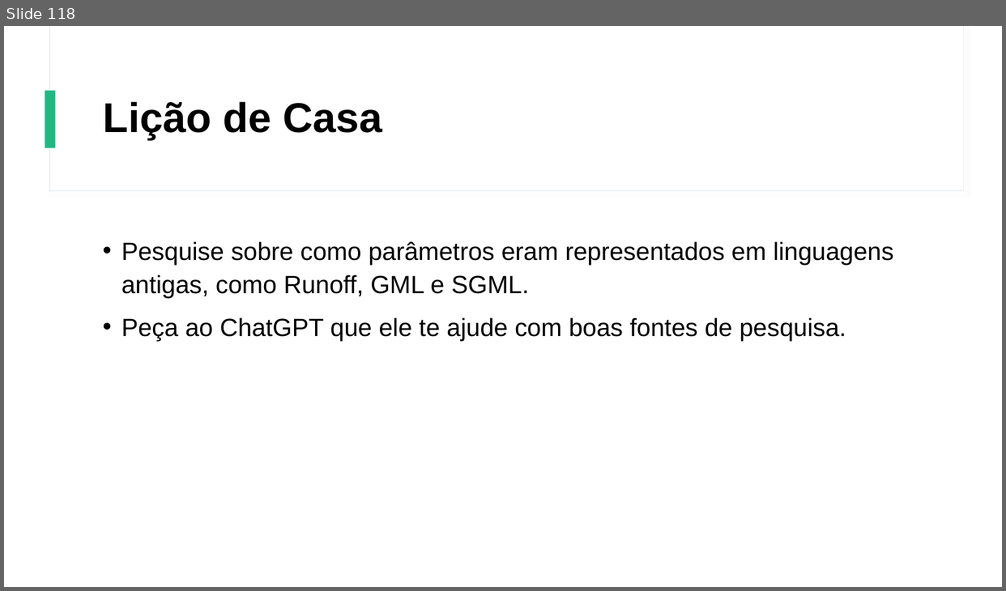
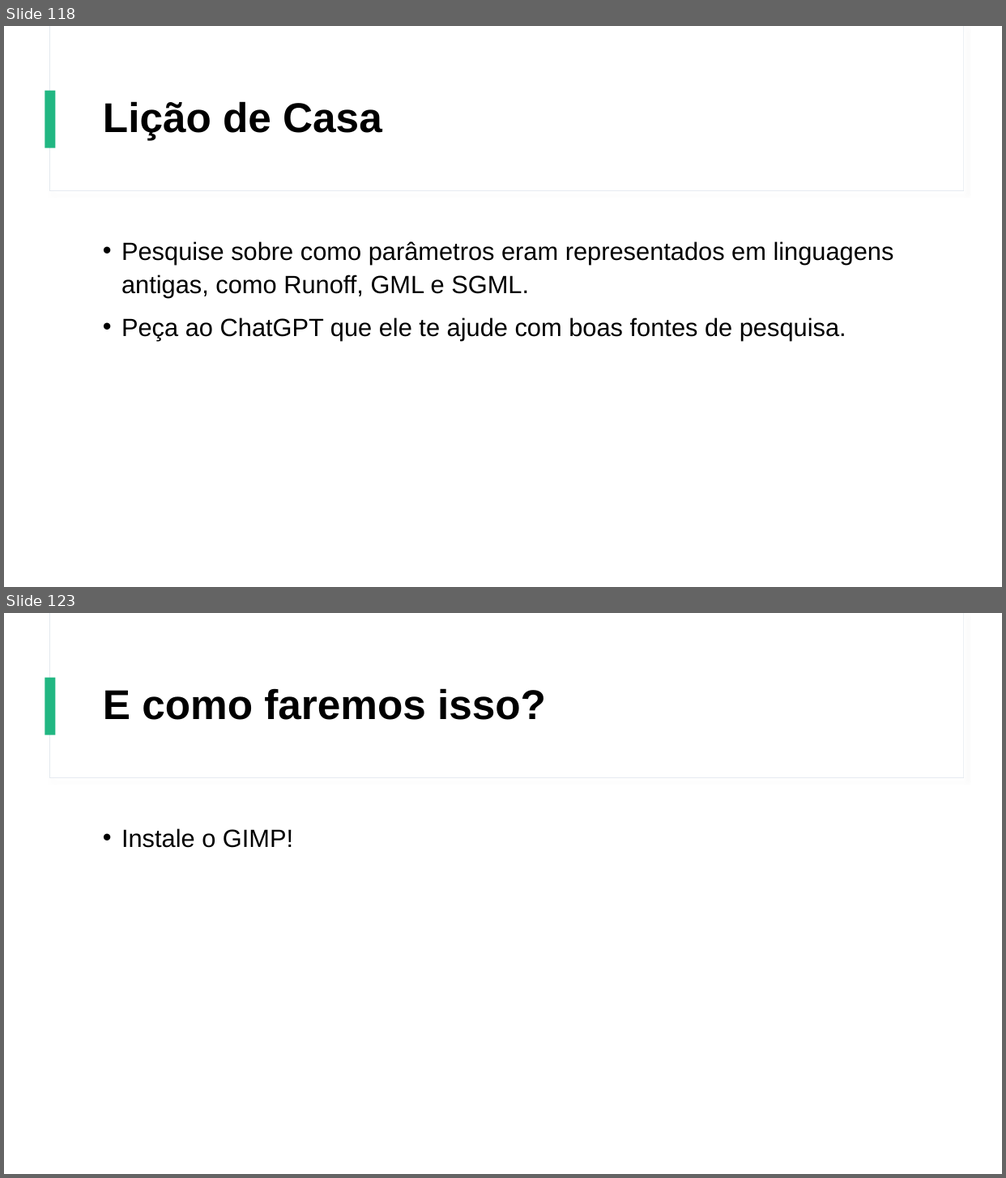
Before and after one commit to Gustavo6401/CursoHTMLCSS, a slide deck: Power Point/Curso de HTML e CSS.pptx. Shown one above the other, each under a label of ours: slide 118 before the commit, slides 118 and 123 after it; the slides between them are not shown. The pictures are 1006x591 and 1006x1178 pixels, drawn with LibreOffice and Linux fonts; fonts in the diff are those of the drawing. Boxes give left, top, right and bottom in pixels: in the first picture for what was removed or moved away, otherwise in the second. Text is boxed around its words. In the diff, an @@ line names an element or a change of style, - is before the commit and + after.

```diff
--- a/Power Point/Curso de HTML e CSS.pptx
+++ b/Power Point/Curso de HTML e CSS.pptx
@@ slide 123 added at (x1=4, y1=613, x2=1002, y2=1174), background #FFFFFF; not listed: 3 template elements that a slide beside it also shows @@
@@ title added at (x1=103, y1=688, x2=546, y2=720), 40 pt, text #000000, bold @@
+E como faremos isso?
@@ text added at (x1=121, y1=828, x2=293, y2=848), 24 pt, text #000000 @@
+• Instale o GIMP!
```
Also in this commit, not shown: 34 other slides added, 8 other files.
